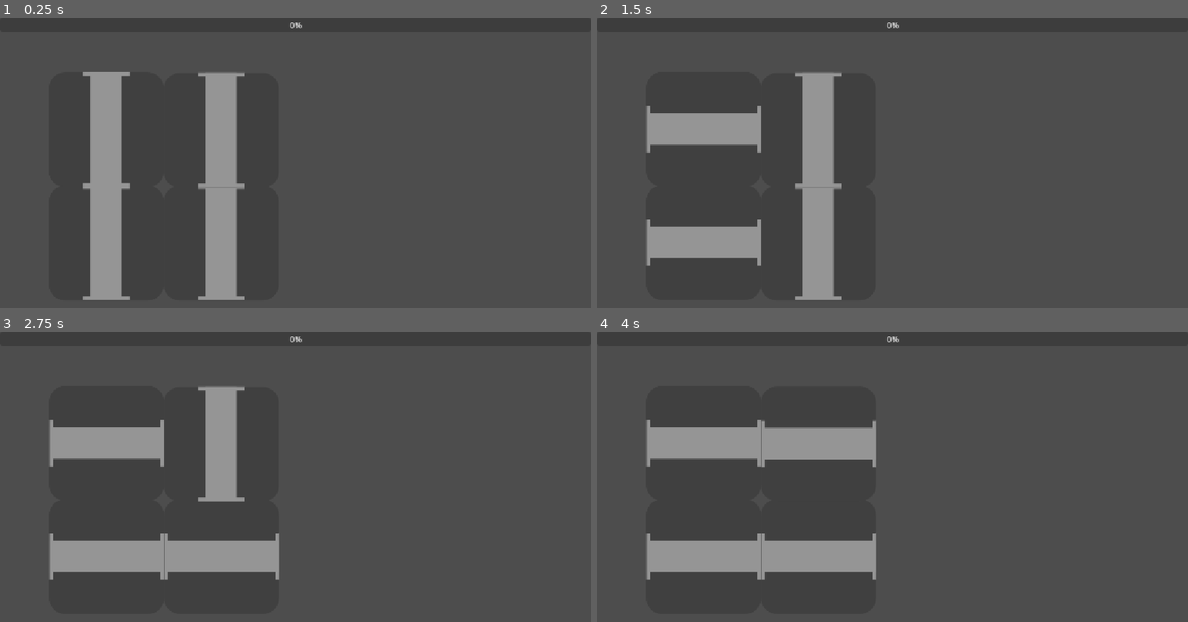
Above: before the commit, frames 1-4 (two rows, left to right).
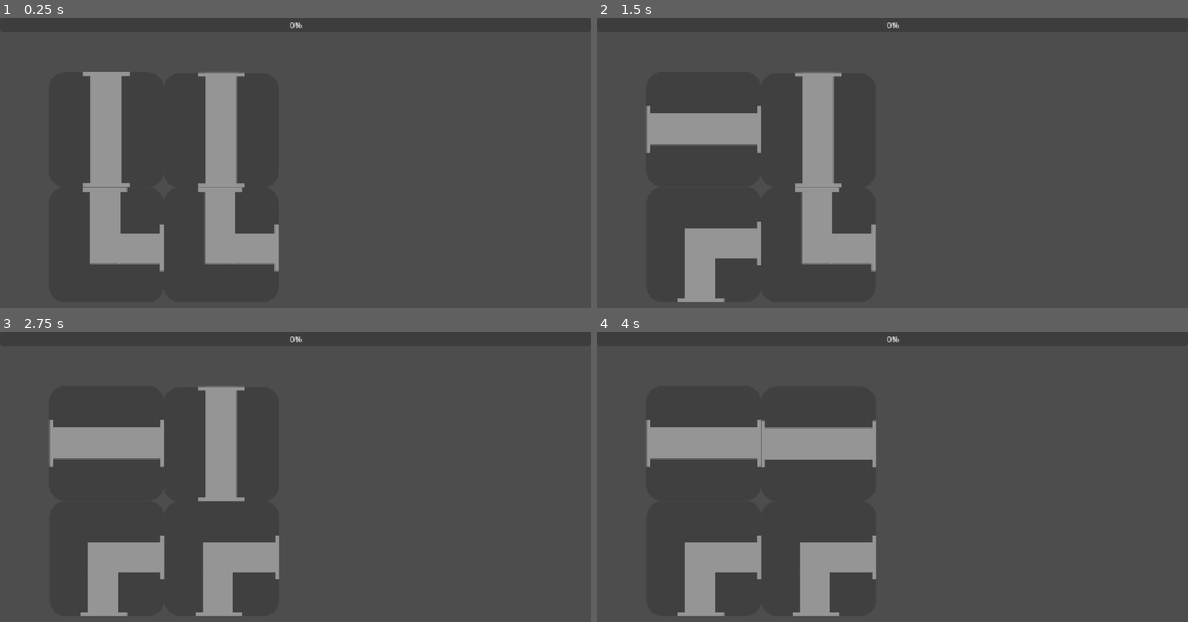
Above: after the commit, the same moments.

Repository: AmossLee274/67
Game: Godot game, scene res://trials.tscn
Two runs of this game, one before a commit and one after it. Both use one fixed random seed, a clock stepped at 60 frames per second and the inputs below. This scene is started directly instead of the project's main scene.
Inputs (mouse positions are in pixels of both pictures, inside the frame that each line leads up to):
- Up to frame 1 (0.25 s): no input
- Up to frame 2 (1.5 s): tap Enter at 0.5 s; move the mouse to (703, 131) at 0.52 s; click (703, 131) at 0.6 s; tap Space at 1.25 s; move the mouse to (703, 244) at 1.27 s; click (703, 244) at 1.35 s
- Up to frame 3 (2.75 s): tap Enter at 2 s; move the mouse to (224, 558) at 2.02 s; click (224, 558) at 2.1 s
- Up to frame 4 (4 s): tap Space at 2.75 s; move the mouse to (821, 445) at 2.77 s; click (821, 445) at 2.85 s; tap Enter at 3.5 s; move the mouse to (1069, 546) at 3.52 s; click (1069, 546) at 3.6 s

The runs differ from the first frame. In frame 1, 3.3% of the frame differs, in the area x 14-48%, y 58-98%; in frame 2, 3.3%; in frame 3, 3.3%, in the area x 8-48%, y 58-98%; in frame 4, 3.3%.

Commit message:
finsihed all the pipes. just needing to do all pipes

Diff:
--- a/curved.gd
+++ b/curved.gd
@@ -1,28 +1,54 @@
 extends Area2D
 
-var positionofpipe = 1
+@export var up = false
+@export var down = false
+@export var left = false
+@export var right = false
+
 # Called when the node enters the scene tree for the first time.
+
 func _ready() -> void:
 	pass # Replace with function body.
+
 func _input_event(viewport: Viewport, event: InputEvent, shape_idx: int) -> void:
-	if event is InputEventMouseButton:
-		if event.pressed:
+
+
+	if Input.is_action_just_pressed("Click"):
+		if event.is_action_pressed:
 			rotation_degrees += (90)
+		if rotation_degrees > (270):
+			rotation_degrees = (0)
 
-			if rotation_degrees > (270):
-				rotation_degrees = (0)
-			if rotation_degrees == (90):
-				print("point right down")
-				positionofpipe = 2
-			if rotation_degrees == (180):
-				print("point down left")
-				positionofpipe = 3
-			if rotation_degrees == (270):
-				print("point left up")
-				positionofpipe = 4
-				pass
-			if rotation_degrees == (0):
-				print("point up right")
+		if rotation_degrees == (90):
+			print("point right")
+
+			left = false
+			up = false
+			right = true
+			down = true
+		if rotation_degrees == (180):
+			print("point down")
+
+			left = true
+			up = false
+			right = false
+			down = true
+		if rotation_degrees == (270):
+			print("point left")
+
+			left = true
+			up = true
+			right = false
+			down = false
+		if rotation_degrees == (0):
+			print("point up")
+
+			left = false
+			up = true
+			right = true
+			down = false
+
+
 
 
 # Called every frame. 'delta' is the elapsed time since the previous frame.
--- a/main.gd
+++ b/main.gd
@@ -5,47 +5,45 @@
 func _ready() -> void:
 	pass
 
-
+var works = false
 # Called every frame. 'delta' is the elapsed time since the previous frame.
 func _process(delta: float) -> void:
 
 # Top pipe codes.
 	if $Straight.left and $Straight2.right == true:
-		print("Top horizontal")
+		print("Connected")
 	if $Straight.right and $Straight2.left == true:
-		print("Top Horizonal")
+		print("Connected")
 
 # Left two pipe codes.
 	if $Straight.down and $Straight3.up == true:
-		print("Left Vertical")
+		print("Connected")
 	if $Straight.up and $Straight3.down == true:
-		print("Left Vertical")
+		print("Connected")
 
 # Right two pipe codes.
 	if $Straight2.up and $Straight4.down == true:
-		print("Right Vertical")
+		print("Connected")
 	if $Straight2.down and $Straight4.up == true:
-		print("Right Vertical")
+		print("Connected")
 
 # Bottom two pipe codes.
 	if $Straight3.left and $Straight4.right == true:
-		print("Bottom Horizontal")
+		print("Connected")
 	if $Straight3.right and $Straight4.left == true:
-		print("Bottom Horizontal")
+		print("Connected")
 
 
-# All disconnected.
-	if $Straight.down and $Straight2.left and $Straight3.up and $Straight4.right == true:
-		print("All disconnected")
-	if $Straight.down and $Straight2.right and $Straight3.up and $Straight4.left == true:
-		print("All disconnected")
-	if $Straight.up and $Straight2.left and $Straight3.down and $Straight4.right == true:
-		print("All disconnected")
-	if $Straight.up and $Straight2.right and $Straight3.down and $Straight4.left == true:
-		print("All disconnected")
-	if $Straight.left and $Straight2.up and $Straight3.right and $Straight4.down == true:
-		print("All disconnected")
-	if $Straight.right and $Straight2.up and $Straight3.left and $Straight4.down == true:
-		print("All disconnected")
-	if $Straight.left and $Straight2.down and $Straight3.right and $Straight4.up == true:
-		print("All disconnected")
+# Curved Pipes
+	if $Curved.right and $Curved2.left == true:
+		print("Connected")
+	if $Curved.up and $Straight.down == true:
+		print("Connected")
+	if $Curved2.up and $Straight2.down == true:
+		print("Connected")
+
+
+
+# Trial
+	if $Curved.right and $Curved.up and $Straight.down and $Curved2.left and $Curved2.up and $Straight2.down:
+		print("All CONNECTED")
--- /dev/null
+++ b/trial_curved.gd
@@ -0,0 +1,22 @@
+extends Node2D
+
+var points = false
+# Called when the node enters the scene tree for the first time.
+func _ready() -> void:
+	pass
+
+
+# Called every frame. 'delta' is the elapsed time since the previous frame.
+func _process(delta: float) -> void:
+
+# Curved codes
+	if $Curved.right and $Curved2.left == true:
+		print("Connected")
+	if $Curved3.right and $Curved4.left == true:
+		print("Connected")
+
+
+	if $Curved.down and $Curved3.up == true:
+		print("Connected")
+	if $Curved2.down and $Curved4.up == true:
+		print("Connected")
--- /dev/null
+++ b/trial_curved.tscn
@@ -0,0 +1,19 @@
+[gd_scene format=3 uid="uid://bfqj4ueqxkp1f"]
+
+[ext_resource type="PackedScene" uid="uid://be1ffa2lh8g4t" path="res://curved.tscn" id="1_f5akr"]
+[ext_resource type="Script" uid="uid://c21hw185abnp0" path="res://trial_curved.gd" id="1_hknq6"]
+
+[node name="TRIAL CURVED" type="Node2D" unique_id=1302163657]
+script = ExtResource("1_hknq6")
+
+[node name="Curved" parent="." unique_id=440273220 instance=ExtResource("1_f5akr")]
+position = Vector2(437, 305)
+
+[node name="Curved3" parent="." unique_id=414709584 instance=ExtResource("1_f5akr")]
+position = Vector2(437, 528)
+
+[node name="Curved4" parent="." unique_id=334938553 instance=ExtResource("1_f5akr")]
+position = Vector2(661, 528)
+
+[node name="Curved2" parent="." unique_id=414710440 instance=ExtResource("1_f5akr")]
+position = Vector2(661, 305)
--- a/trials.tscn
+++ b/trials.tscn
@@ -2,6 +2,7 @@
 
 [ext_resource type="Script" uid="uid://bqvq6g58ve5mv" path="res://main.gd" id="1_sp4t2"]
 [ext_resource type="PackedScene" uid="uid://ggelo83owabb" path="res://straight.tscn" id="2_qahx8"]
+[ext_resource type="PackedScene" uid="uid://be1ffa2lh8g4t" path="res://curved.tscn" id="3_qahx8"]
 
 [node name="Main" type="Node2D" unique_id=219571352]
 script = ExtResource("1_sp4t2")
@@ -12,10 +13,10 @@
 position = Vector2(208, 218)
 
 [node name="Straight3" parent="." unique_id=1351171932 instance=ExtResource("2_qahx8")]
-position = Vector2(208, 439)
+position = Vector2(511, 789)
 
 [node name="Straight4" parent="." unique_id=118703297 instance=ExtResource("2_qahx8")]
-position = Vector2(432, 439)
+position = Vector2(735, 789)
 
 [node name="Straight2" parent="." unique_id=1760220886 instance=ExtResource("2_qahx8")]
 position = Vector2(432, 219)
@@ -23,3 +24,9 @@
 [node name="ProgressBar" type="ProgressBar" parent="." unique_id=687720429]
 offset_right = 1152.0
 offset_bottom = 27.0
+
+[node name="Curved" parent="." unique_id=440273220 instance=ExtResource("3_qahx8")]
+position = Vector2(208, 443)
+
+[node name="Curved2" parent="." unique_id=1136314917 instance=ExtResource("3_qahx8")]
+position = Vector2(432, 443)
Not shown, added: trial_curved.gd.uid
